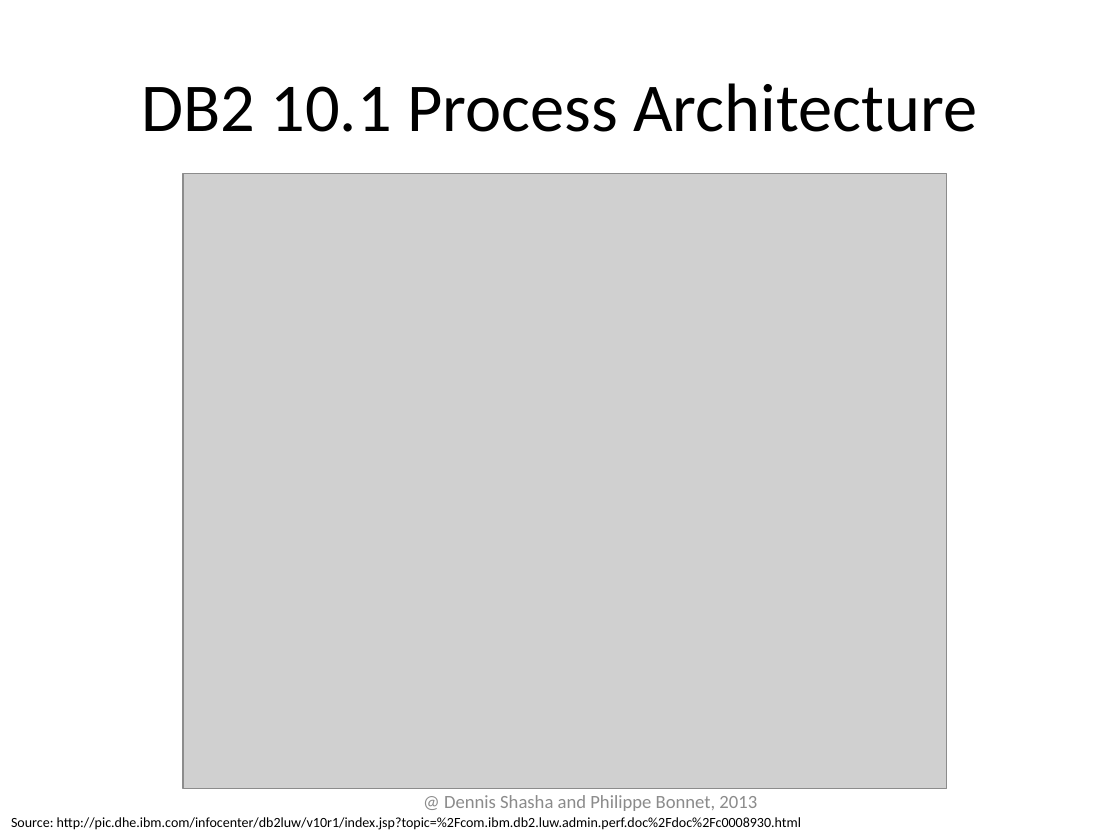
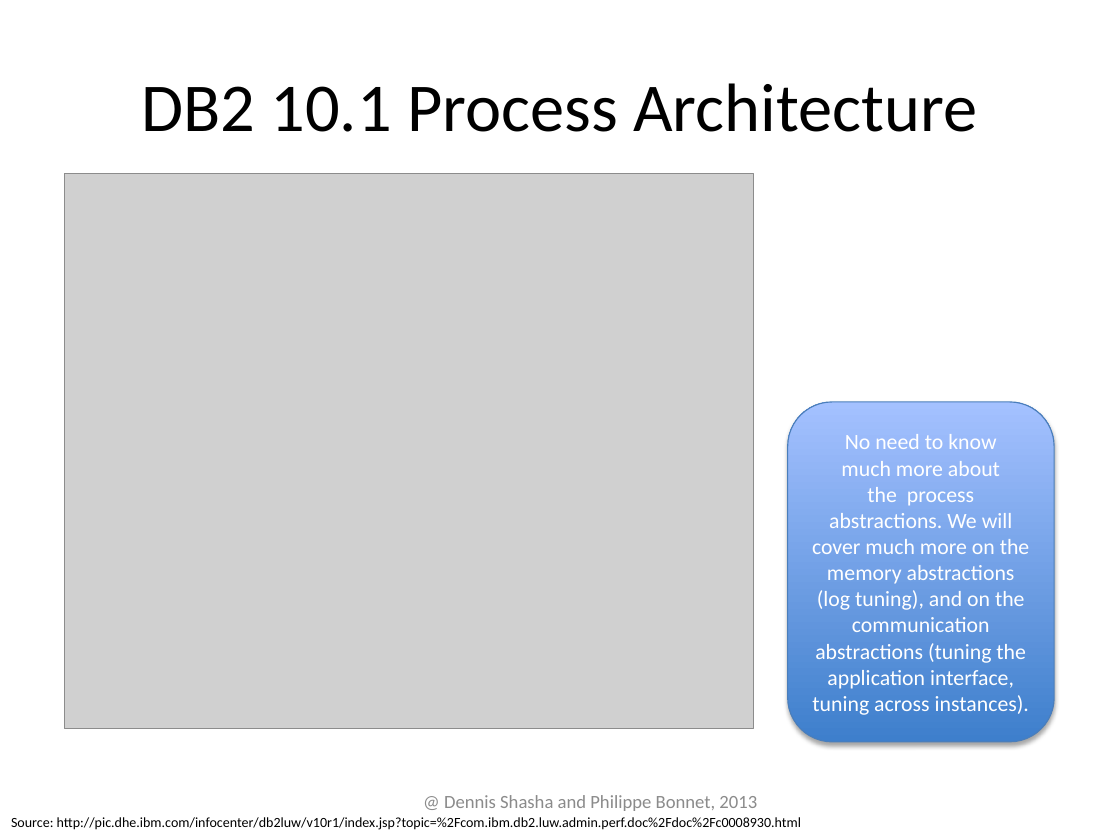
Before and after one commit to phbonnet/tuning, a slide deck: slide 7 of Slides/Troubleshooting.pptx. Drawn at 1120x840 pixels with LibreOffice and Linux fonts; fonts in the diff are those of the drawing; grey boxes stand for pictures. Boxes give left, top, right and bottom in pixels: in the first picture for what was removed or moved away, otherwise in the second. Text is boxed around its words. In the diff, an @@ line names an element or a change of style, - is before the commit and + after.

```diff
--- a/Slides/Troubleshooting.pptx
+++ b/Slides/Troubleshooting.pptx
@@ picture resized from (x1=183, y1=174, x2=946, y2=788) to (x1=65, y1=174, x2=754, y2=729) @@
@@ rounded rectangle added at (x1=787, y1=402, x2=1054, y2=741), fill gradient #3F80CE to #A4C4FF, outline #4B7EBC 0.75 pt, 14 pt, text #FFFFFF @@
+No need to know
+much more about
+the process abstractions. We will cover much more on the memory abstractions (log tuning), and on the communication abstractions (tuning the application interface, tuning across instances).
```
Also in this commit, not shown: 8 other slides changed, 3 slides added, 1 slide removed, 1 other file.
